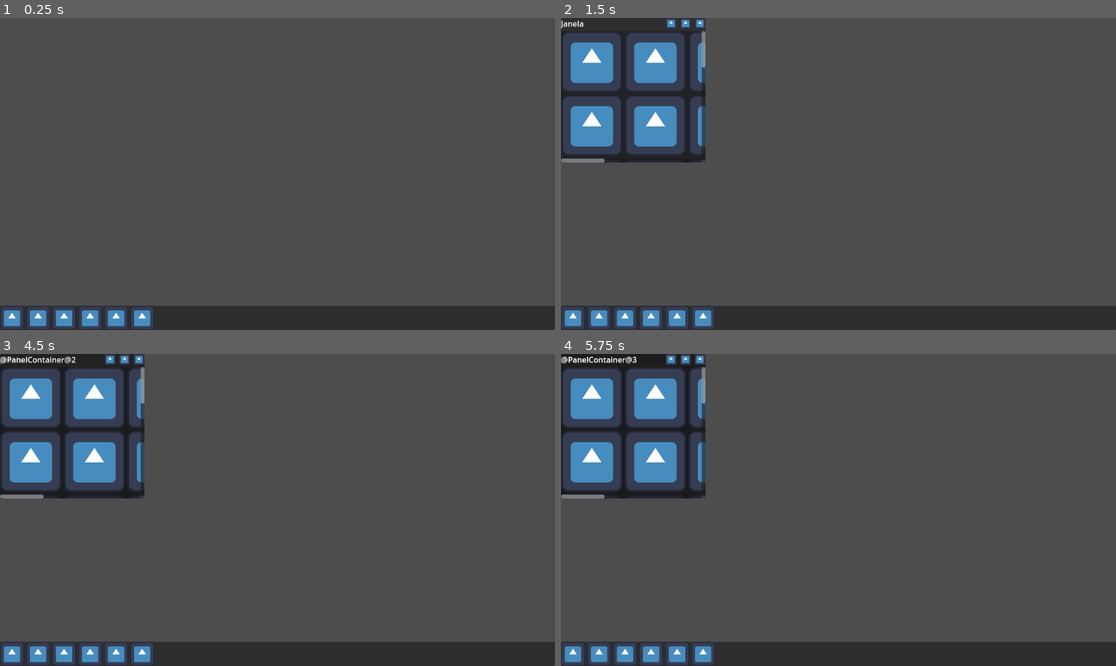
Above: before the commit, frames 1-4 (two rows, left to right).
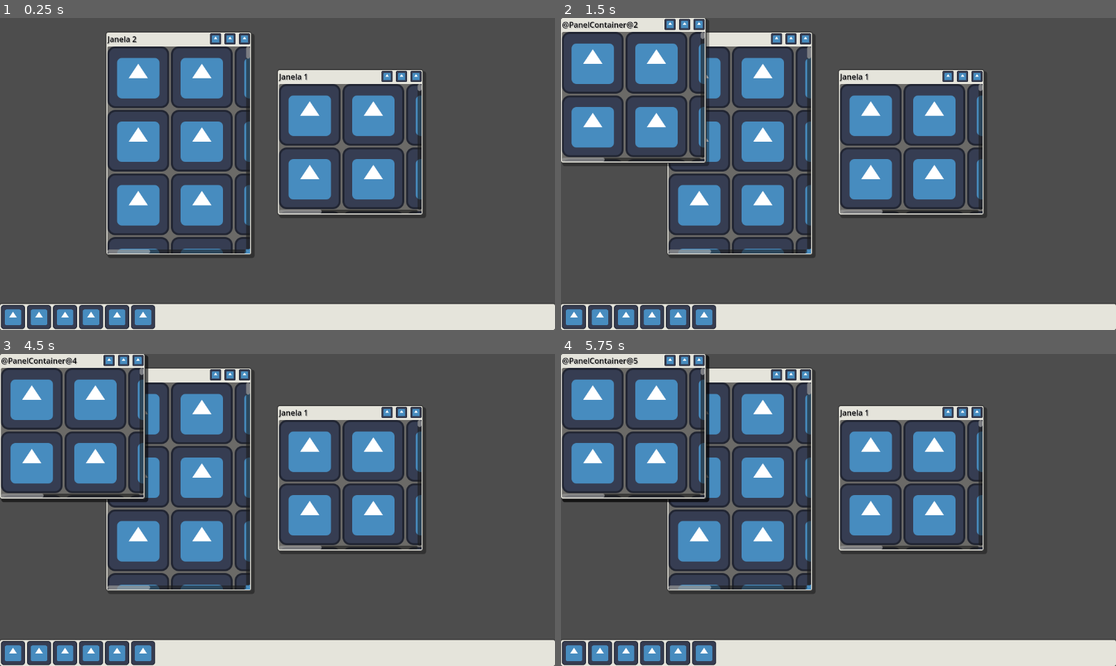
Above: after the commit, the same moments.

Repository: Leonardolucas09/jogo-de-terror
Game: Godot game, scene res://Cenas/CenaPC.tscn
The game is run twice, just before and just after one commit, with the same random seed, the same clock (stepped at 60 frames per second) and the same inputs. The engine's default icon, where the game draws it, is replaced by a stand-in: a white triangle on a blue panel in a dark square.
Inputs (mouse positions are in pixels of both pictures, inside the frame that each line leads up to):
- Up to frame 1 (0.25 s): no input
- Up to frame 2 (1.5 s): click (572, 317) at 0.5 s; click (672, 24) at 1.27 s
- Up to frame 3 (4.5 s): click (122, 360) at 2.02 s; click (138, 360) at 2.77 s; click (38, 653) at 3.5 s; click (66, 653) at 4.25 s
- Up to frame 4 (5.75 s): click (649, 653) at 5 s

The runs differ from the first frame. In frame 1, 27% of the frame differs, in the area x 0-100%, y 4-100%; in frame 2, 28%; in frame 3, 29%; in frame 4, 29%, in the area x 0-100%, y 0-100%.

Commit message:
Adição de estilos para as janelas

Diff:
--- a/Cenas/CenaPC.tscn
+++ b/Cenas/CenaPC.tscn
@@ -1,8 +1,10 @@
-[gd_scene load_steps=9 format=3 uid="uid://h36xdtam47wj"]
+[gd_scene load_steps=11 format=3 uid="uid://h36xdtam47wj"]
 
 [ext_resource type="PackedScene" uid="uid://b33gjlsk70pkm" path="res://Cenas/WallpaperScene.tscn" id="1_6hu23"]
 [ext_resource type="Texture2D" uid="uid://dw4jbrduipofc" path="res://sprites/icon_blue.svg" id="1_hr8ix"]
+[ext_resource type="PackedScene" uid="uid://ctf1rx04hb2ln" path="res://Recursos/JanelaPadrao.tscn" id="2_6lk87"]
 [ext_resource type="Script" uid="uid://3r8wx5wg8psd" path="res://Scripts/Icons.gd" id="2_s4n2h"]
+[ext_resource type="StyleBox" uid="uid://cyb0wbjqluwbx" path="res://Styles/Fundo janelas.tres" id="3_4dmjl"]
 [ext_resource type="Texture2D" uid="uid://d4lauovvesmfj" path="res://sprites/icon_green.svg" id="3_w2ah8"]
 [ext_resource type="Texture2D" uid="uid://bvi4u6vaeise" path="res://sprites/icon_pink.svg" id="4_6hu23"]
 [ext_resource type="Texture2D" uid="uid://bee5l7ww4tvmh" path="res://sprites/icon_red.svg" id="5_6lk87"]
@@ -34,8 +36,25 @@
 [node name="Control" parent="VBoxContainer/Janelas" instance=ExtResource("1_6hu23")]
 layout_mode = 1
 
+[node name="Janela2" parent="VBoxContainer/Janelas" instance=ExtResource("2_6lk87")]
+layout_mode = 0
+offset_left = 577.0
+offset_top = 108.0
+offset_right = 877.0
+offset_bottom = 408.0
+Titulotest = "Janela 1"
+
+[node name="Janela" parent="VBoxContainer/Janelas" instance=ExtResource("2_6lk87")]
+layout_mode = 0
+offset_left = 221.0
+offset_top = 30.0
+offset_right = 521.0
+offset_bottom = 491.0
+Titulotest = "Janela 2"
+
 [node name="PanelContainer" type="PanelContainer" parent="VBoxContainer"]
 layout_mode = 2
+theme_override_styles/panel = ExtResource("3_4dmjl")
 
 [node name="HBoxContainer" type="HBoxContainer" parent="VBoxContainer/PanelContainer"]
 layout_mode = 2
--- a/Cenas/janelaPadrao.gd
+++ b/Cenas/janelaPadrao.gd
@@ -1,6 +1,7 @@
 extends PanelContainer
 
 @export var Titulo : Label
+@export var Titulotest : String
 
 var start : Vector2 # Vetor que vai receber a posição inicial do mouse
 var initialPosition : Vector2 # Vetor que vai receber a posição inicial da Janela, expecificamente a posição superior esquerdo
@@ -23,12 +24,15 @@
 func _on_fechar_icone_button_down() -> void: # Função que é ativada quando o jogador clica no icone de fechar
 	queue_free() #excluindo a janela
 
+func _ready() -> void:
+	Titulo.text = Titulotest
 
 func _input(event): #função chamada quando um evento acontece
 	if Input.is_action_just_pressed("LeftMouseDown"): # If para detectar se o evento ocorrido foi a o botão esquerdo do mouse sendo pressionado
+		print(Titulo, " Nome da janela")
 		var rect = get_global_rect() # Retorna uma variavel do tipo Rect2 onde vai ter a posição da Janela e o Tamanho
 		var localMousePos = event.position - get_global_position() # Retorna a posição do mouse em relação a Janela
-		if localMousePos.y < grabThreshold: # Detecta se o Mouse está na area para ser movido
+		if localMousePos.y < grabThreshold && localMousePos.y > 0 && localMousePos.x < rect.size.x && localMousePos.x > 0: # Detecta se o Mouse está na area para ser movido
 			start = event.position # Captura a Posição Inicial do Mouse
 			initialPosition = get_global_position() # Captura a Posição Inicial da Tela
 			isMoving = true
--- a/Recursos/Janela Padrao Design.tscn
+++ b/Recursos/Janela Padrao Design.tscn
@@ -5,20 +5,20 @@
 [ext_resource type="Texture2D" uid="uid://d4lauovvesmfj" path="res://sprites/icon_green.svg" id="3_hpvtw"]
 
 [node name="Control" type="Control"]
-clip_contents = true
-custom_minimum_size = Vector2(1000, 1000)
+custom_minimum_size = Vector2(1000, 10000)
 layout_mode = 3
 anchors_preset = 0
 offset_right = 1155.0
-offset_bottom = 1216.0
-size_flags_horizontal = 0
-size_flags_vertical = 2
+offset_bottom = 1178.0
+size_flags_horizontal = 3
+size_flags_vertical = 3
+metadata/_edit_use_anchors_ = true
 
 [node name="VBoxContainer" type="VBoxContainer" parent="."]
 layout_mode = 1
 anchors_preset = 10
 anchor_right = 1.0
-offset_bottom = 920.0
+offset_bottom = 1184.0
 grow_horizontal = 2
 
 [node name="HBoxContainer" type="HBoxContainer" parent="VBoxContainer"]
--- a/Recursos/JanelaPadrao.tscn
+++ b/Recursos/JanelaPadrao.tscn
@@ -1,15 +1,22 @@
-[gd_scene load_steps=6 format=3 uid="uid://ctf1rx04hb2ln"]
+[gd_scene load_steps=8 format=3 uid="uid://ctf1rx04hb2ln"]
 
+[ext_resource type="StyleBox" uid="uid://cyb0wbjqluwbx" path="res://Styles/Fundo janelas.tres" id="1_42s2y"]
 [ext_resource type="Script" uid="uid://d22ndn8yq0urn" path="res://Cenas/janelaPadrao.gd" id="1_cekff"]
 [ext_resource type="Texture2D" uid="uid://cgscbwmttdfv5" path="res://sprites/icon_white.svg" id="2_nowvy"]
 [ext_resource type="Texture2D" uid="uid://dw4jbrduipofc" path="res://sprites/icon_blue.svg" id="3_42s2y"]
 [ext_resource type="Texture2D" uid="uid://bee5l7ww4tvmh" path="res://sprites/icon_red.svg" id="4_fqa4v"]
 [ext_resource type="PackedScene" uid="uid://d1jj5g136x4wc" path="res://Recursos/Janela Padrao Design.tscn" id="5_nowvy"]
 
+[sub_resource type="LabelSettings" id="LabelSettings_fqa4v"]
+font_color = Color(0, 0, 0, 1)
+outline_size = 2
+shadow_color = Color(0, 0, 0, 0.39215687)
+
 [node name="Janela" type="PanelContainer" node_paths=PackedStringArray("Titulo")]
-clip_contents = true
 offset_right = 300.0
 offset_bottom = 300.0
+mouse_default_cursor_shape = 6
+theme_override_styles/panel = ExtResource("1_42s2y")
 script = ExtResource("1_cekff")
 Titulo = NodePath("VBoxContainer/HBoxContainer/Titulo")
 
@@ -26,6 +33,7 @@
 layout_mode = 2
 size_flags_horizontal = 3
 text = "texto brabo"
+label_settings = SubResource("LabelSettings_fqa4v")
 autowrap_trim_flags = 0
 clip_text = true
 
@@ -33,6 +41,7 @@
 custom_minimum_size = Vector2(23, 0)
 layout_mode = 2
 size_flags_horizontal = 8
+mouse_default_cursor_shape = 2
 texture_normal = ExtResource("2_nowvy")
 ignore_texture_size = true
 stretch_mode = 0
@@ -40,6 +49,7 @@
 [node name="MaximizarIcone" type="TextureButton" parent="VBoxContainer/HBoxContainer"]
 custom_minimum_size = Vector2(23, 0)
 layout_mode = 2
+mouse_default_cursor_shape = 2
 texture_normal = ExtResource("3_42s2y")
 ignore_texture_size = true
 stretch_mode = 0
@@ -47,6 +57,7 @@
 [node name="FecharIcone" type="TextureButton" parent="VBoxContainer/HBoxContainer"]
 custom_minimum_size = Vector2(23, 0)
 layout_mode = 2
+mouse_default_cursor_shape = 2
 texture_normal = ExtResource("4_fqa4v")
 ignore_texture_size = true
 stretch_mode = 0
@@ -62,6 +73,5 @@
 
 [node name="Control" parent="VBoxContainer/PanelContainer/ScrollContainer" instance=ExtResource("5_nowvy")]
 layout_mode = 2
-size_flags_horizontal = 3
 
 [connection signal="button_down" from="VBoxContainer/HBoxContainer/FecharIcone" to="." method="_on_fechar_icone_button_down"]
--- /dev/null
+++ b/Styles/Fundo janelas.tres
@@ -0,0 +1,21 @@
+[gd_resource type="StyleBoxFlat" format=3 uid="uid://cyb0wbjqluwbx"]
+
+[resource]
+bg_color = Color(0.8972592, 0.892704, 0.8567318, 1)
+border_width_left = 2
+border_width_top = 2
+border_width_right = 2
+border_width_bottom = 2
+border_color = Color(0.22547698, 0.22547698, 0.22547698, 1)
+corner_radius_top_left = 5
+corner_radius_top_right = 5
+corner_radius_bottom_right = 5
+corner_radius_bottom_left = 5
+corner_detail = 10
+expand_margin_left = 2.0
+expand_margin_top = 2.0
+expand_margin_right = 2.0
+expand_margin_bottom = 2.0
+shadow_color = Color(0, 0, 0, 0.3647059)
+shadow_size = 1
+shadow_offset = Vector2(5, 5)
--- a/project.godot
+++ b/project.godot
@@ -15,10 +15,6 @@
 config/features=PackedStringArray("4.5", "Forward Plus")
 config/icon="res://sprites/icon.svg"
 
-[display]
-
-window/size/mode=2
-
 [input]
 
 LeftMouseDown={
